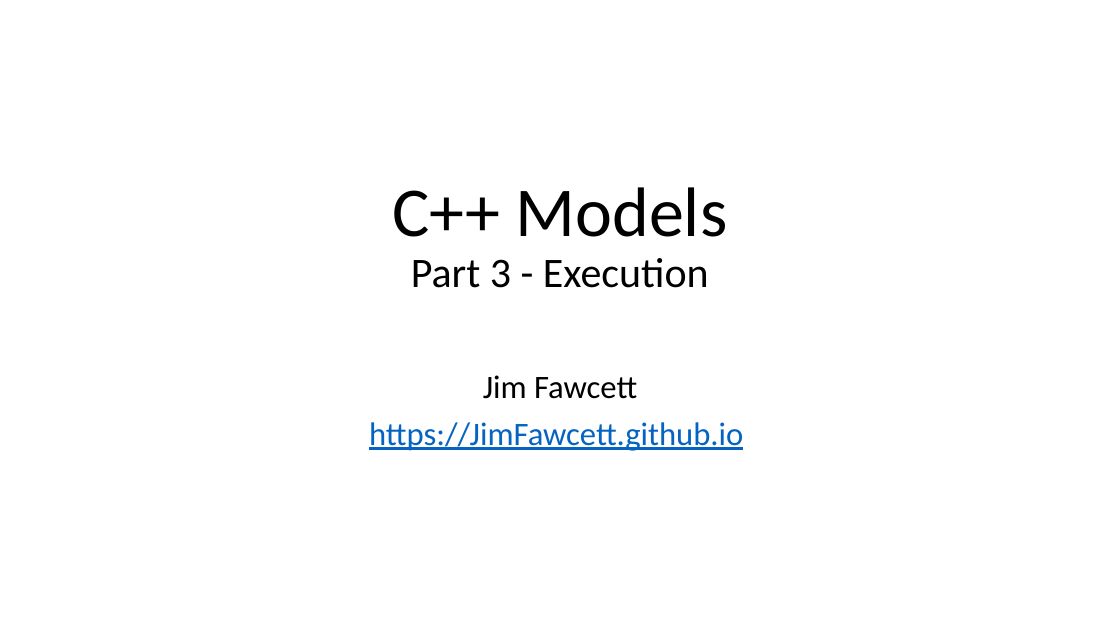
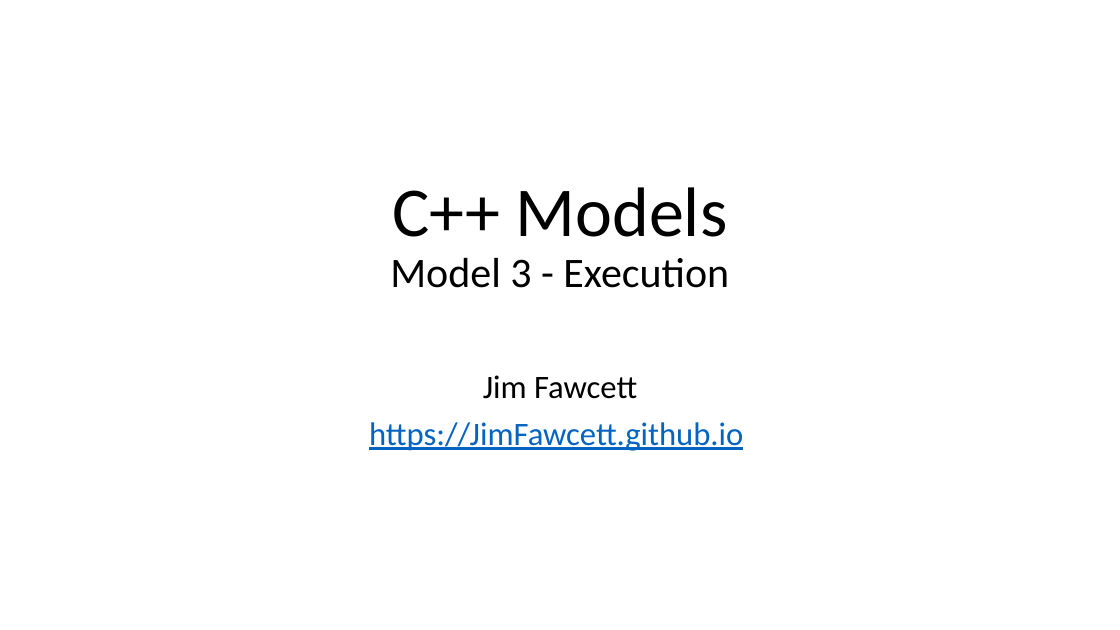
Before and after one commit to JimFawcett/JimFawcett.github.io, a slide deck: slide 17 of Resources/CppModels.pptx. Drawn at 1120x630 pixels with LibreOffice and Linux fonts; fonts in the diff are those of the drawing. Boxes give left, top, right and bottom in pixels: in the first picture for what was removed or moved away, otherwise in the second. Text is boxed around its words. In the diff, an @@ line names an element or a change of style, - is before the commit and + after.

```diff
--- a/Resources/CppModels.pptx
+++ b/Resources/CppModels.pptx
@@ title at (x1=390, y1=187, x2=729, y2=288): text changed @@
-C++ Models
-Part 3 - Execution
+C++ Models
+Model 3 - Execution
```
Also in this commit, not shown: 7 other slides changed, 1 other file.
